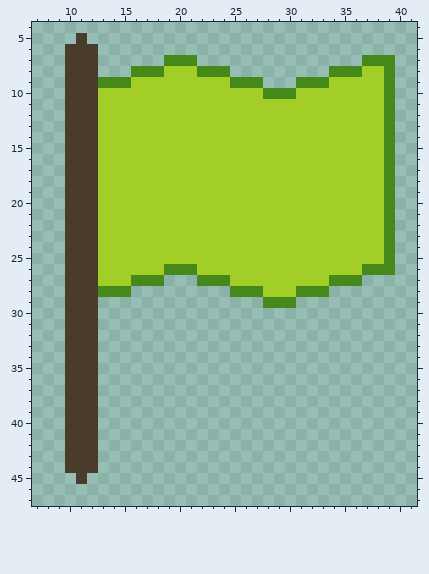
Pixel-art file: assets/gui/icons/flag_complete.ase. The picture above was drawn from the file before the commit.
48x48 pixels, 1 frame. Shown: x 7..41, y 4..47.
New version:
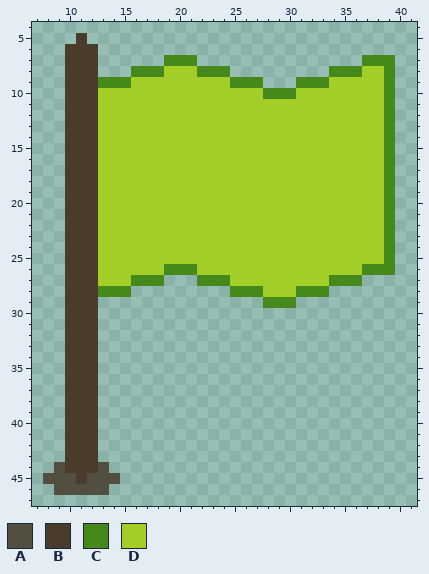
Palette (. is transparent): A #524f40  B #493c2b  C #44891a  D #a3ce27
The exact change:
@@ x 7..16 @@
 43 ...BBB....
-44 ...BBB....
-45 ....B.....
-46 ..........
+44 ..ABBBA...
+45 .AAABAAA..
+46 ..AAAAA...
 47 ..........
Changed places in both pictures, as pixel boxes (x1, y1, x2, y2):
added: (43, 462, 120, 495)
